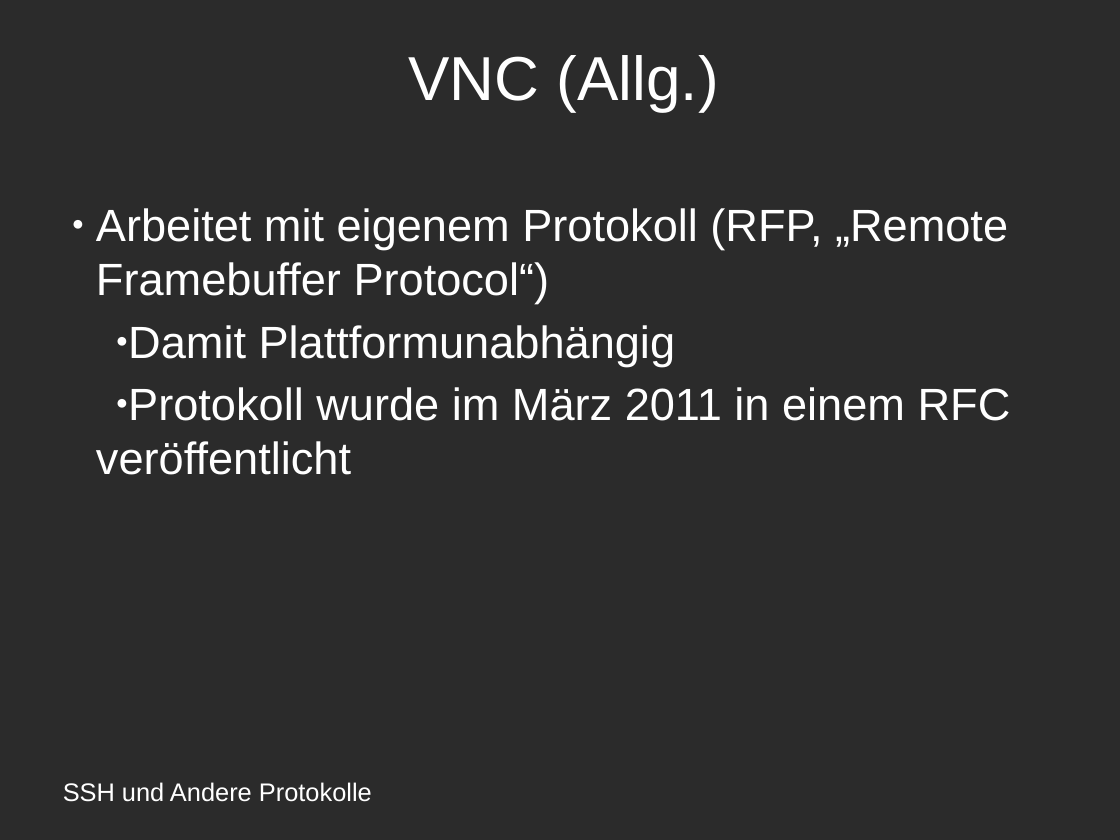
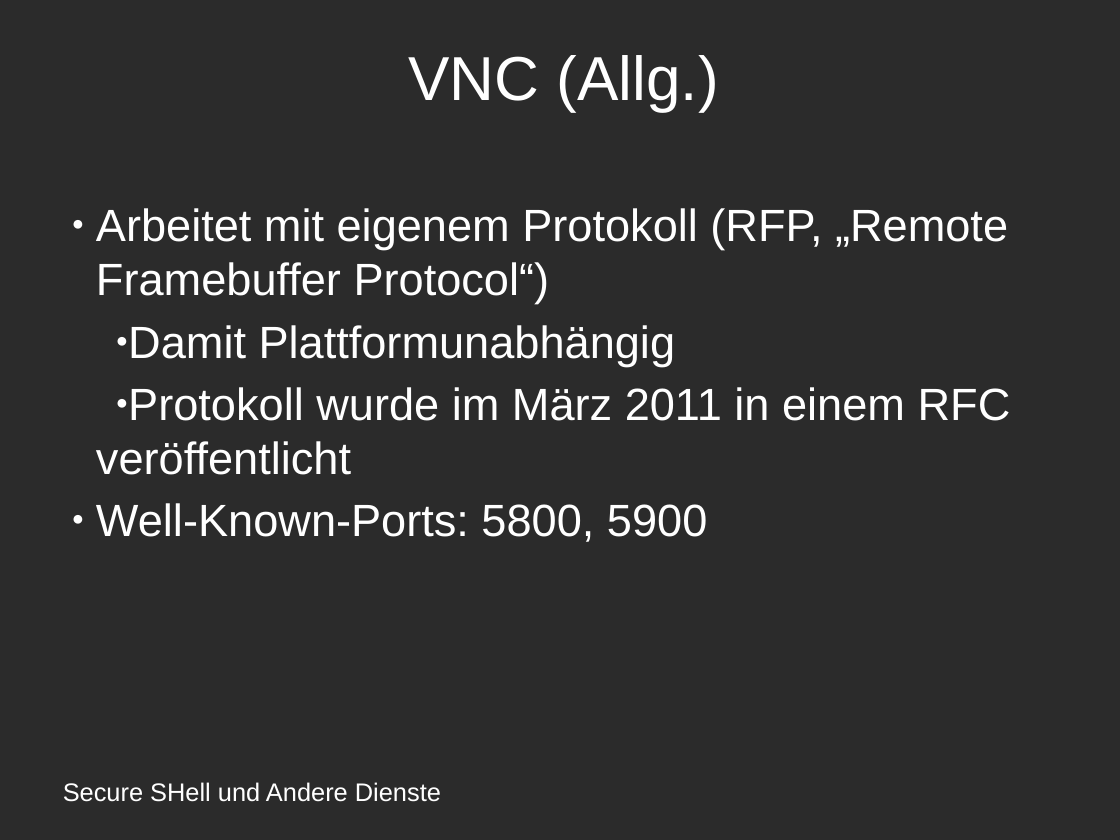
Before and after one commit to amlispolska/SSH-Projekt, a slide deck: slide 10 of ssh-presentation.odp. Drawn at 1120x840 pixels with LibreOffice and Linux fonts; fonts in the diff are those of the drawing; background and template pictures are left out; a plain dark background stands for a picture behind light text. Boxes give left, top, right and bottom in pixels: in the first picture for what was removed or moved away, otherwise in the second. Text is boxed around its words. In the diff, an @@ line names an element or a change of style, - is before the commit and + after.

```diff
--- a/ssh-presentation.odp
+++ b/ssh-presentation.odp
@@ subtitle at <box>96,503,707,542</box>: paragraph added @@
+● Well-Known-Ports: 5800, 5900
@@ text at <box>63,782,441,802</box>: text changed @@
-SSH und Andere Protokolle
+Secure SHell und Andere Dienste
```
Also in this commit, not shown: 8 other slides changed, 4 slides added, 2 slides removed, 1 other file.
